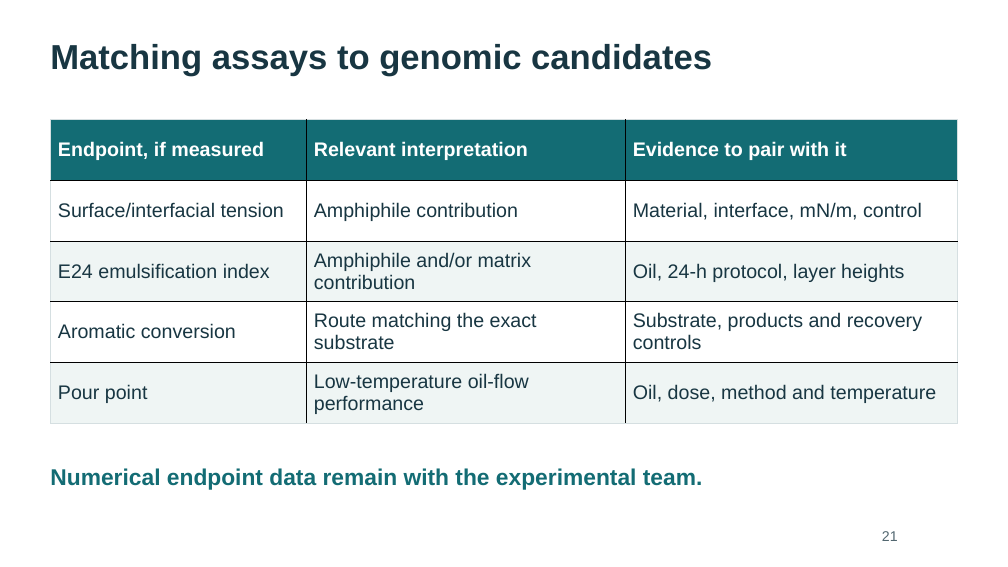
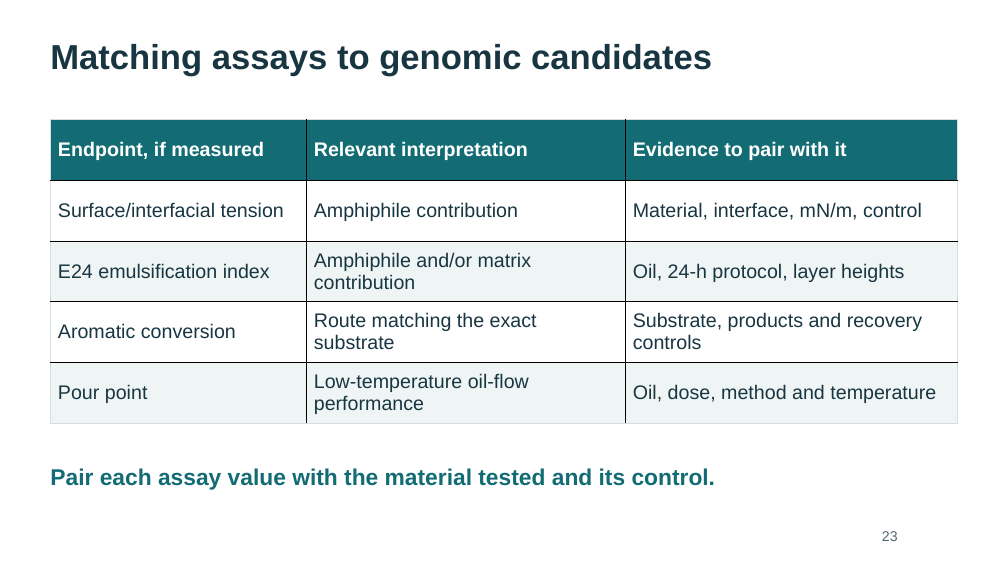
Before and after one commit to WhyAdr/sm-manu, a slide deck: slide 23 of explainer/NMZ-Serratia-genomics-explainer-2026-10-20.pptx (slide 21 before the commit). Drawn at 1008x567 pixels with LibreOffice and Linux fonts; fonts in the diff are those of the drawing. Boxes give left, top, right and bottom in pixels: in the first picture for what was removed or moved away, otherwise in the second. Text is boxed around its words. In the diff, an @@ line names an element or a change of style, - is before the commit and + after.

```diff
--- a/explainer/NMZ-Serratia-genomics-explainer-2026-10-20.pptx
+++ b/explainer/NMZ-Serratia-genomics-explainer-2026-10-20.pptx
@@ text at [50,468,715,489]: text changed @@
-Numerical endpoint data remain with the experimental team.
+Pair each assay value with the material tested and its control.
@@ text at [882,531,898,541]: text changed @@
-21
+23
```
Also in this commit, not shown: 21 other slides changed, 4 slides added, 1 slide removed, 12 other files.
